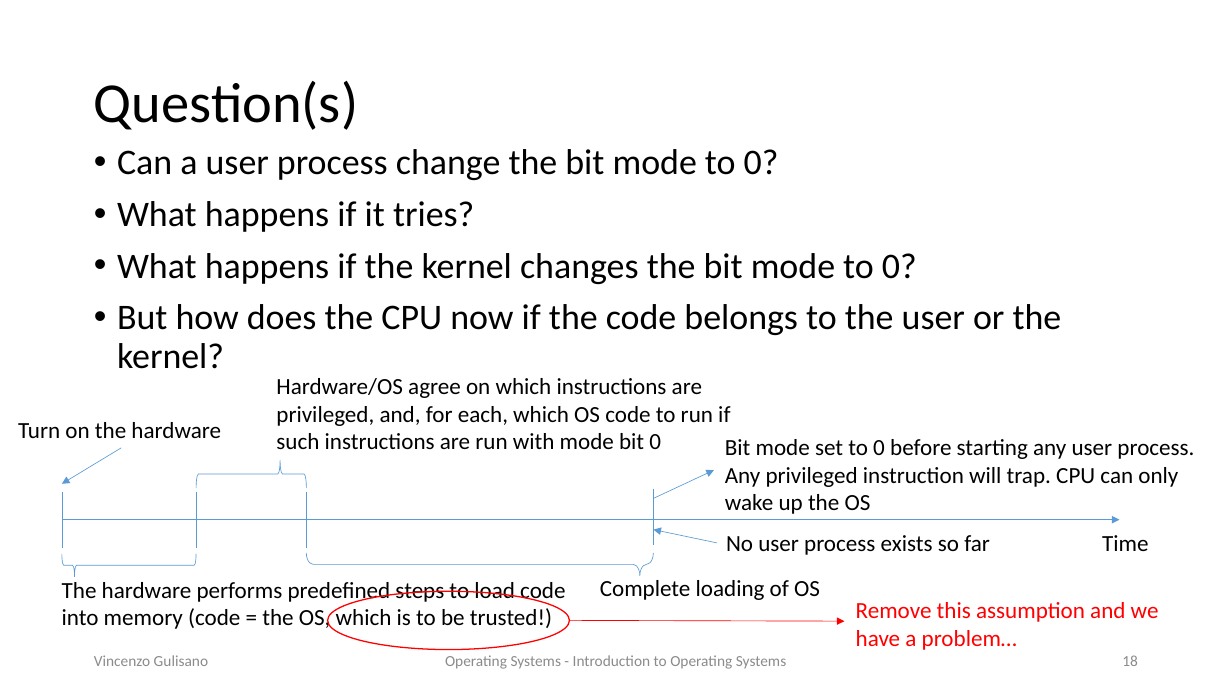
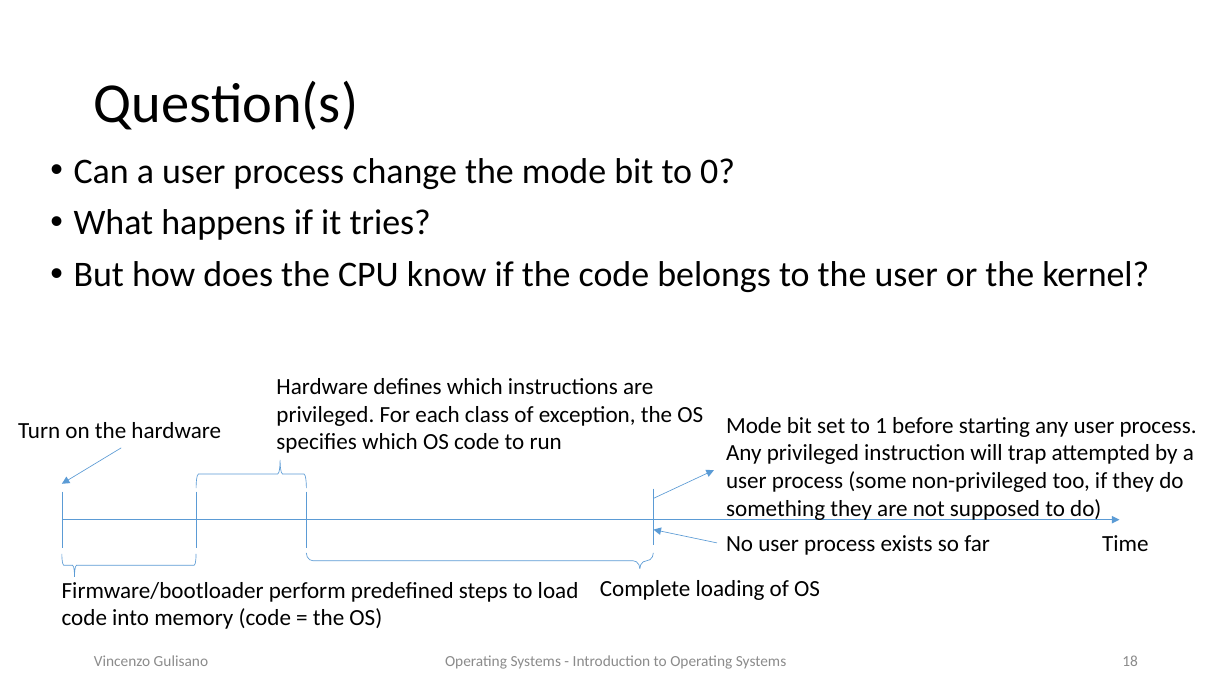
Before and after one commit to vincenzo-gulisano/os_material, a slide deck: slide 18 of slides/introduction_os.pptx. Drawn at 1232x693 pixels with LibreOffice and Linux fonts; fonts in the diff are those of the drawing. Boxes give left, top, right and bottom in pixels: in the first picture for what was removed or moved away, otherwise in the second. Text is boxed around its words. In the diff, an @@ line names an element or a change of style, - is before the commit and + after.

Commit message:
polished introduction to OS slides
Most important thing: clarified part on setting up interrupts/handlers on start up (slide 18) clarifying priviledge instructions are hardware defined

```diff
--- a/slides/introduction_os.pptx
+++ b/slides/introduction_os.pptx
@@ text "Can a user process change ...": place and size @@
-text "Can a user process change ..." at (117, 149, 1062, 369)
+text "Can a user process change ..." at (74, 158, 1149, 292)
@@ text at (74, 158, 735, 189): text changed @@
-• Can a user process change the bit mode to 0?
+• Can a user process change the mode bit to 0?
@@ text at (74, 261, 1149, 292): text changed @@
-• What happens if the kernel changes the bit mode to 0?
-• But how does the CPU now if the code belongs to the user or the kernel?
+• But how does the CPU know if the code belongs to the user or the kernel?
@@ text at (276, 378, 703, 453): text changed @@
-Hardware/OS agree on which instructions are privileged, and, for each, which OS code to run if such instructions are run with mode bit 0
+Hardware defines which instructions are privileged. For each class of exception, the OS specifies which OS code to run
@@ text at (726, 417, 1197, 520): text changed @@
-Bit mode set to 0 before starting any user process. Any privileged instruction will trap. CPU can only wake up the OS
+Mode bit set to 1 before starting any user process. Any privileged instruction will trap attempted by a user process (some non-privileged too, if they do something they are not supposed to do)
@@ left brace: place and size @@
-left brace at (306, 553, 654, 576)
+left brace at (306, 553, 654, 569)
@@ text at (62, 582, 579, 629): text changed @@
-The hardware performs predefined steps to load code into memory (code = the OS, which is to be trusted!)
+Firmware/bootloader perform predefined steps to load code into memory (code = the OS)
@@ ellipse removed at (328, 592, 570, 650) @@
@@ arrow removed from (569, 620) to (845, 621) @@
@@ text removed at (856, 602, 1159, 650) @@
-Remove this assumption and we have a problem…
```
Also in this commit, not shown: 33 other slides changed, 2 other files.
